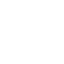
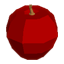
Layer changes from the first 64px x 64px image to the second:
added layer "Layer 2" above "Layer 1" over bbox(6, 4, 58, 60)
